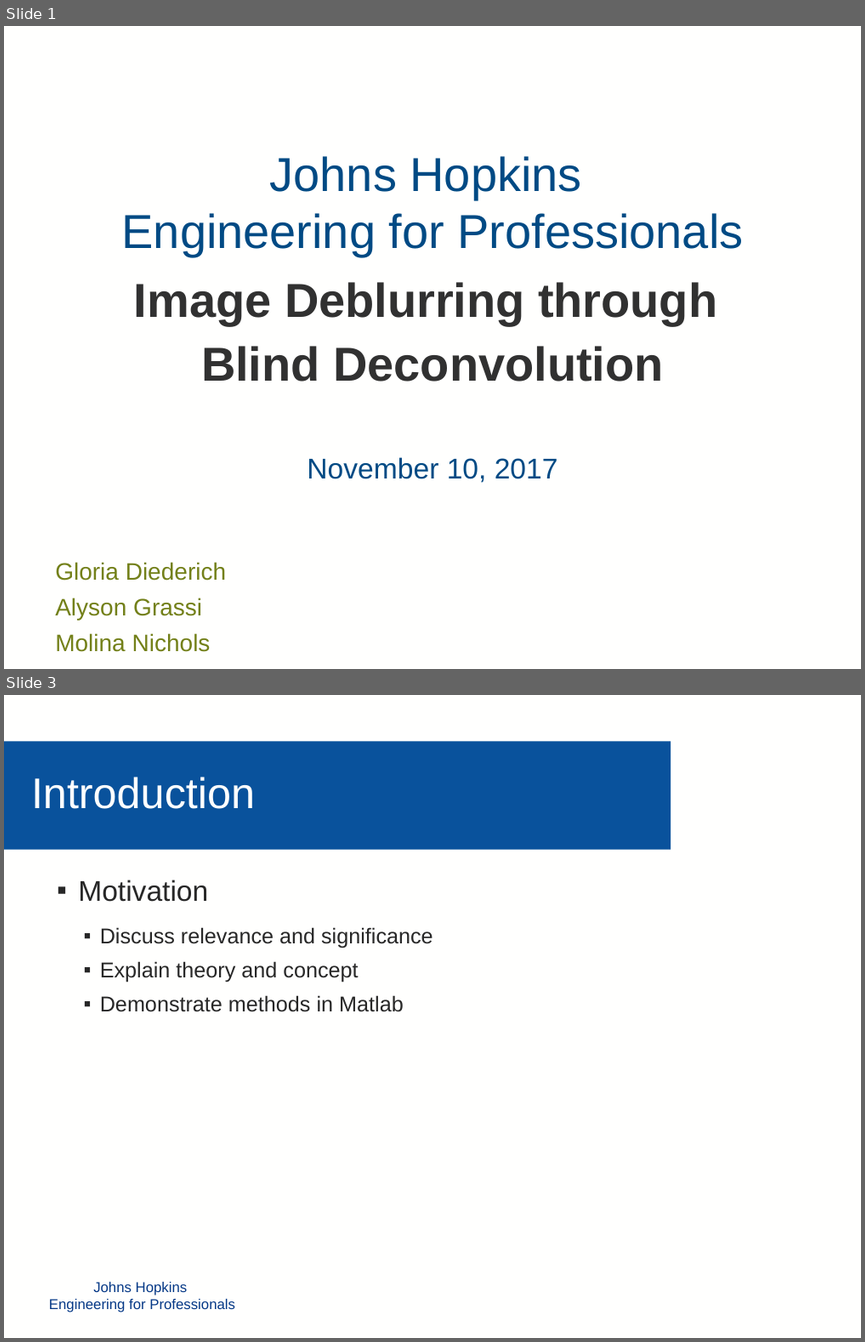
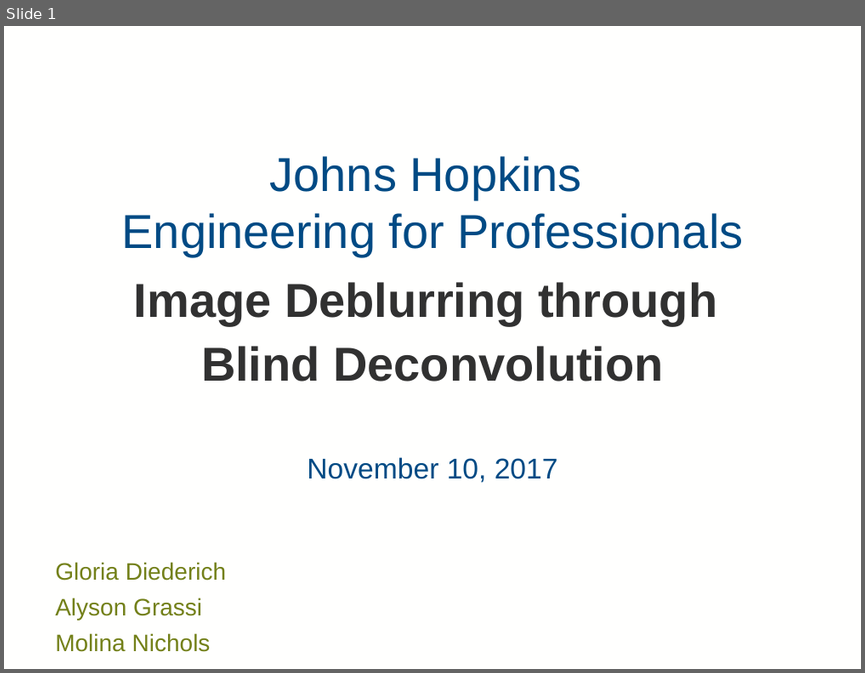
Before and after one commit to mollyn/matrixTheoryProject, a slide deck: Presentation/Diederich_Grassi_Nichols_PPT.pptx. Shown one above the other, each under a label of ours: slides 1 and 3 before the commit, slide 1 after it; the slides between them are not shown. The pictures are 865x1342 and 865x673 pixels, drawn with LibreOffice and Linux fonts; fonts in the diff are those of the drawing; background and template pictures are left out. Boxes give left, top, right and bottom in pixels: in the first picture for what was removed or moved away, otherwise in the second. Text is boxed around its words. In the diff, an @@ line names an element or a change of style, - is before the commit and + after.

```diff
--- a/Presentation/Diederich_Grassi_Nichols_PPT.pptx
+++ b/Presentation/Diederich_Grassi_Nichols_PPT.pptx
@@ slide 3 removed at bbox=[4, 695, 861, 1338], background #FFFFFE @@
@@ rectangle removed at bbox=[4, 741, 670, 849] @@
@@ text removed at bbox=[31, 777, 255, 809] @@
-Introduction
@@ text removed at bbox=[78, 879, 433, 1012] @@
-▪ Motivation
-  ▪ Discuss relevance and significance
-  ▪ Explain theory and concept
-  ▪ Demonstrate methods in Matlab
@@ text removed at bbox=[49, 1281, 235, 1312] @@
-Johns Hopkins
-Engineering for Professionals
```
Also in this commit, not shown: 1 slide changed, 1 other file.
